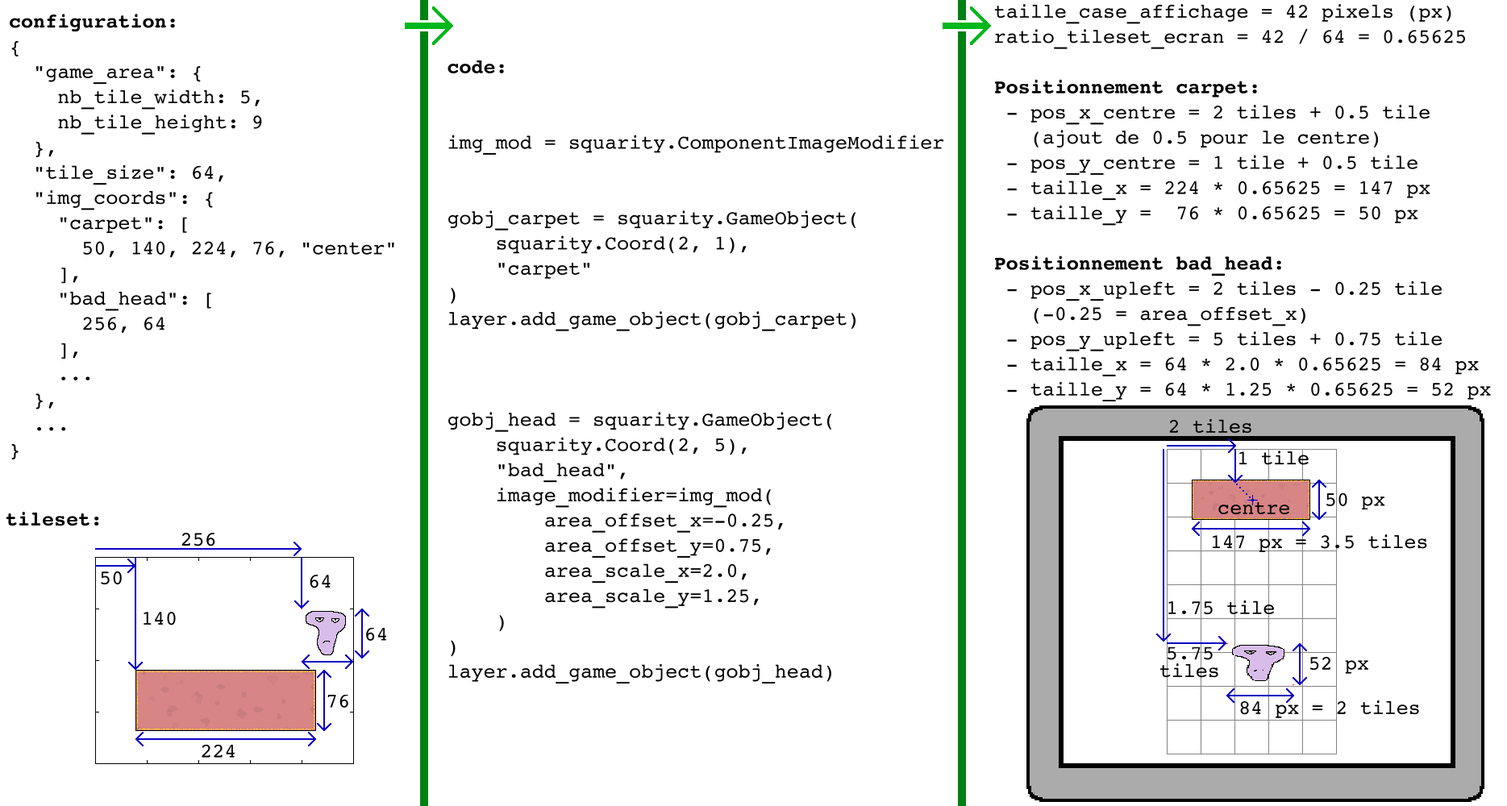
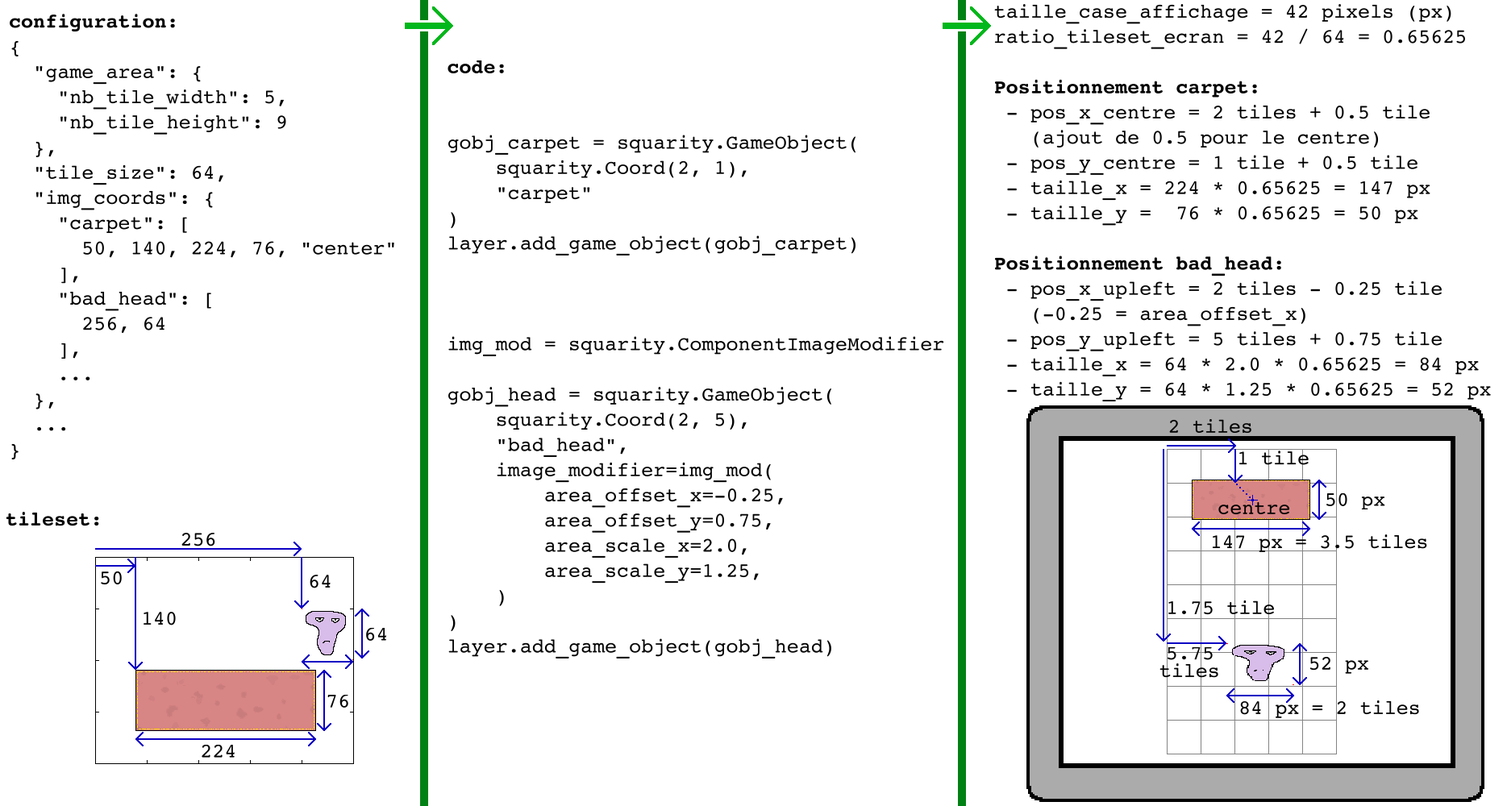
Layers edited between the first and the second (1507, 806) image:
painted on "Calque de dessin 4" over [58, 89, 945, 684]
painted on "Calque de dessin 3" over [448, 387, 832, 684]
painted on "Calque de dessin 1" over [448, 159, 945, 684]
